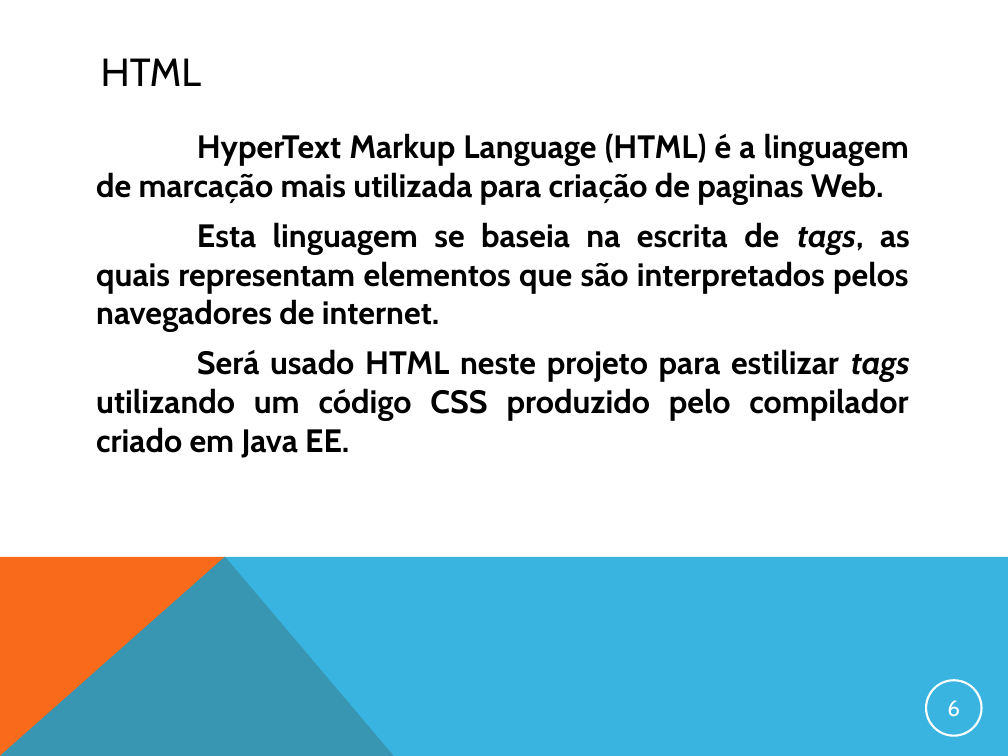
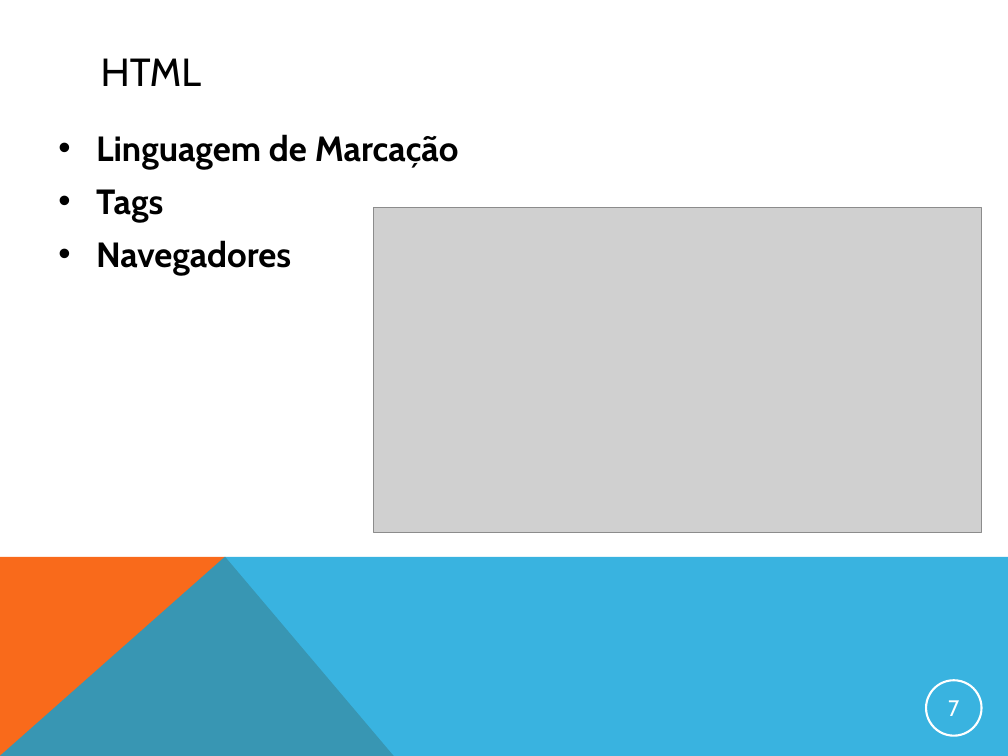
Before and after one commit to gcmorgado/sass4j, a slide deck: slide 7 of DOCUMENTACAO/apresentacao_final.ppt (slide 6 before the commit). Drawn at 1008x756 pixels with LibreOffice and Linux fonts; fonts in the diff are those of the drawing; grey boxes stand for pictures. Boxes give left, top, right and bottom in pixels: in the first picture for what was removed or moved away, otherwise in the second. Text is boxed around its words. In the diff, an @@ line names an element or a change of style, - is before the commit and + after.

Commit message:
PDF de apresentação

```diff
--- a/DOCUMENTACAO/apresentacao_final.ppt
+++ b/DOCUMENTACAO/apresentacao_final.ppt
@@ text at <box>96,134,459,276</box>: text changed; size 23.1 to 25 pt @@
-HyperText Markup Language (HTML) é a linguagem de marcação mais utilizada para criação de paginas Web.
-Esta linguagem se baseia na escrita de tags, as quais representam elementos que são interpretados pelos navegadores de internet.
-Será usado HTML neste projeto para estilizar tags utilizando um código CSS produzido pelo compilador criado em Java EE.
+• Linguagem de Marcação
+• Tags
+• Navegadores
@@ picture added at <box>374,208,982,532</box> @@
@@ page number at <box>948,700,959,716</box>: text changed @@
-6
+7
```
Also in this commit, not shown: 5 other slides changed, 36 slides added, 4 slides removed, 1 other file.
